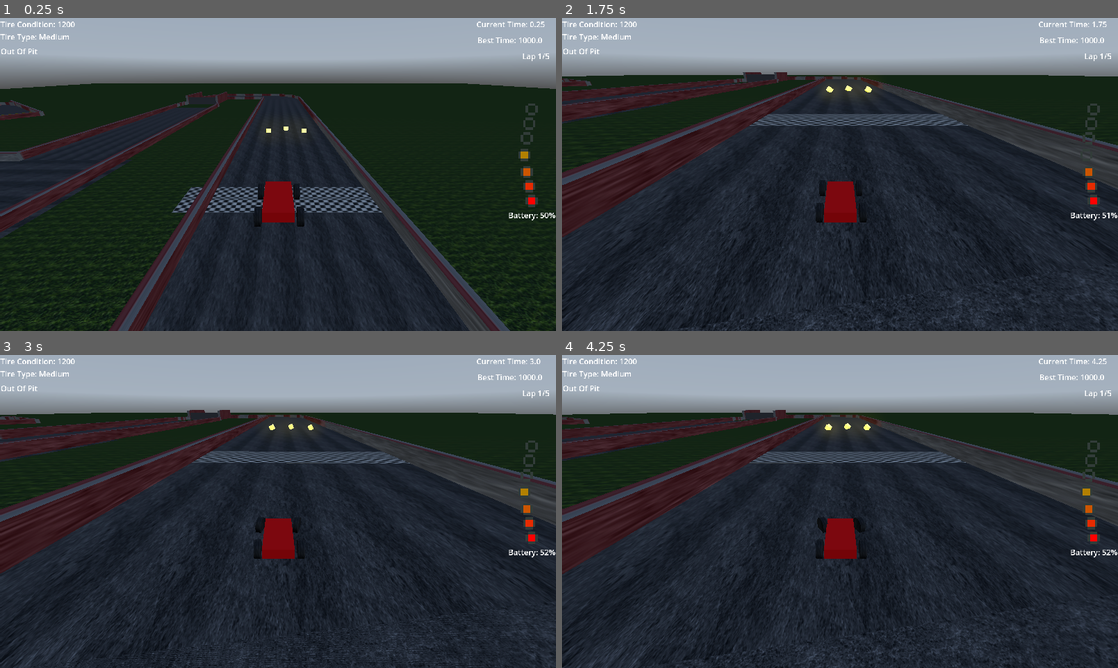
Above: before the commit, frames 1-4 (two rows, left to right).
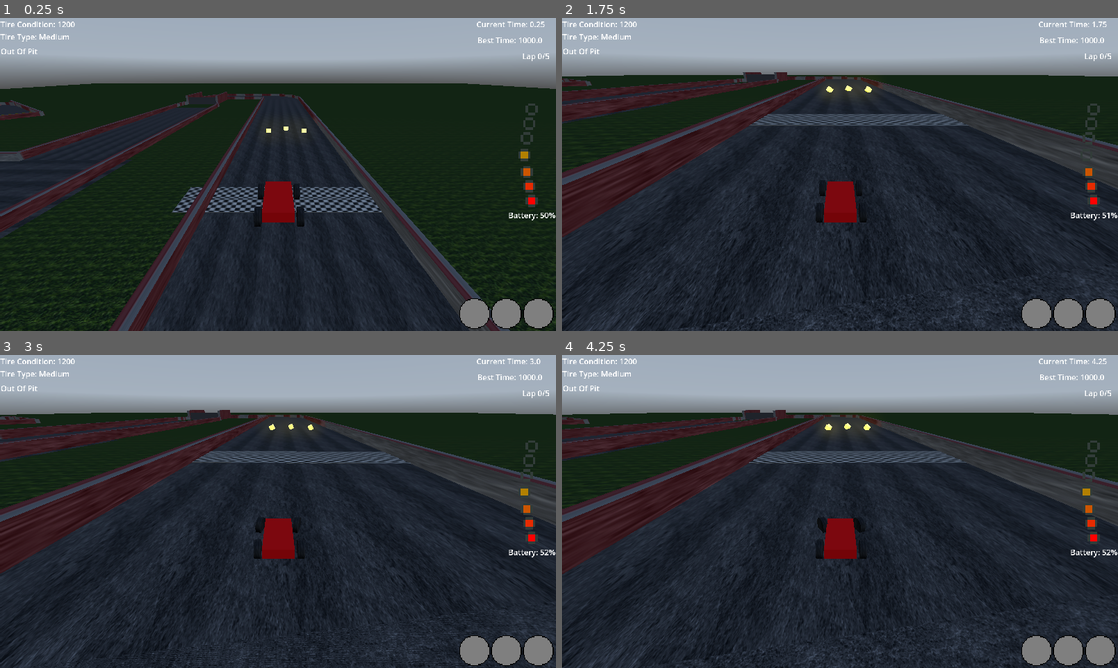
Above: after the commit, the same moments.

Repository: USERDOT1/partyRacers
Game: Godot game, scene res://basic_track.tscn
Two runs of this game, one before a commit and one after it. Both use one fixed random seed, a clock stepped at 60 frames per second and the inputs below. A sky picture missing from this copy of the repository is replaced by a grey-blue gradient.
Inputs:
- Up to frame 1 (0.25 s): no input
- Up to frame 2 (1.75 s): hold D (turnRight) 0.53-1.28 s; tap S (break) at 0.6 s; tap W (throttle) at 0.8, 1.35 s; hold Down (ChangeBatteryDown) from 1.28 s (still down); tap Space (usePowerup, bound only after the commit) at 1.55 s
- Up to frame 3 (3 s): release Down (ChangeBatteryDown) at 2.03 s; hold D (turnRight) 2.03-2.78 s; tap Space (usePowerup, bound only after the commit) at 2.1 s; tap S (break) at 2.3 s; hold Up (ChangeBatteryUp) from 2.78 s (still down); tap R (Flip) at 2.85 s
- Up to frame 4 (4.25 s): tap W (throttle) at 3.05 s; release Up (ChangeBatteryUp) at 3.53 s; hold A (turnLeft) from 3.53 s (still down); tap S (break) at 3.6 s; tap Space (usePowerup, bound only after the commit) at 3.8 s

The runs differ from the first frame. In frame 1, 1.4% of the frame differs, in the area x 31-100%, y 11-100%; in frame 2, 1.5%, in the area x 33-100%, y 11-100%; in frame 3, 1.5%; in frame 4, 1.5%.

Commit message:
Made items kinda work cool.

Diff:
--- a/basic_track.tscn
+++ b/basic_track.tscn
@@ -1,10 +1,9 @@
-[gd_scene load_steps=70 format=3 uid="uid://jbvvpfdptouy"]
+[gd_scene load_steps=68 format=3 uid="uid://jbvvpfdptouy"]
 
 [ext_resource type="Texture2D" uid="uid://is8rl0ajj4af" path="res://textures/GrassTexture.jpg" id="1_g6n3r"]
 [ext_resource type="Script" uid="uid://cne6r02cif0q6" path="res://basic_track.gd" id="1_kfwyd"]
 [ext_resource type="Texture2D" uid="uid://dpuastx8oc8gh" path="res://textures/GrassTextureGood.jpg" id="2_kfwyd"]
 [ext_resource type="PackedScene" uid="uid://bney1s5re8mc8" path="res://kart/kart.tscn" id="2_s41hh"]
-[ext_resource type="PackedScene" uid="uid://c3erjqtrfd8ws" path="res://hud.tscn" id="3_s41hh"]
 [ext_resource type="PackedScene" uid="uid://l2v77imjmpif" path="res://itemBox/item_box.tscn" id="4_adgoi"]
 [ext_resource type="Material" uid="uid://c5w4e1rktr60w" path="res://materials/basic_track.tres" id="7_8q44g"]
 [ext_resource type="PhysicsMaterial" uid="uid://bls8c3od56n60" path="res://materials/physics/trackPhysics.tres" id="7_depfd"]
@@ -208,9 +207,6 @@
 [sub_resource type="BoxShape3D" id="BoxShape3D_n21ll"]
 size = Vector3(26.155, 6.93, 1)
 
-[sub_resource type="BoxShape3D" id="BoxShape3D_m3f5x"]
-size = Vector3(19.705, 1, 1)
-
 [sub_resource type="StandardMaterial3D" id="StandardMaterial3D_6k3nd"]
 albedo_texture = ExtResource("11_3csay")
 uv1_scale = Vector3(16.495, 4, 1)
@@ -247,8 +243,6 @@
 
 [node name="CanvasLayer" type="CanvasLayer" parent="."]
 
-[node name="Hud" parent="CanvasLayer" instance=ExtResource("3_s41hh")]
-
 [node name="TrackStartingStraight" type="StaticBody3D" parent="."]
 transform = Transform3D(1, 0, 0, 0, 1, 0, 0, 0, 1, 0, -0.495894, 0)
 physics_material_override = ExtResource("7_depfd")
@@ -1053,8 +1047,6 @@
 [node name="StaticBody3D2" type="StaticBody3D" parent="."]
 transform = Transform3D(1, 0, 0, 0, 1, 0, 0, 0, 1, 0.817321, 0.0196381, -40.5027)
 
-[node name="CollisionShape3D" type="CollisionShape3D" parent="StaticBody3D2"]
-shape = SubResource("BoxShape3D_m3f5x")
-
 [node name="MeshInstance3D" type="MeshInstance3D" parent="StaticBody3D2"]
+transform = Transform3D(1, 0, 0, 0, 1, 0, 0, 0, 1, 0, 0.0206403, 0)
 mesh = SubResource("BoxMesh_c78y6")
--- a/hud.gd
+++ b/hud.gd
@@ -1,7 +1,27 @@
 extends Control
 var spending = "balanced"
 
+@onready var kart = get_parent().get_parent()
 func _process(delta: float) -> void:
+	if len(get_parent().get_parent().ourItems) > 0:
+		$Item1.animation = get_parent().get_parent().ourItems[0]
+	else:
+		$Item1.animation = "Empty"
+		$Item2.animation = "Empty"
+		$Item3.animation = "Empty"
+	if len(get_parent().get_parent().ourItems) > 1:
+		$Item2.animation = get_parent().get_parent().ourItems[1]
+		print("gg")
+	else:
+		$Item2.animation = "Empty"
+		$Item3.animation = "Empty"
+	if len(get_parent().get_parent().ourItems) > 2:
+		$Item3.animation = get_parent().get_parent().ourItems[2]
+	else:
+		$Item3.animation = "Empty"
+
+
+
 	#print(spending)
 	if spending == "Ultra Recharge":
 		$Lights.animation = "UltraRecharge"
@@ -17,23 +37,23 @@
 		$Lights.animation = "BigSpend"
 	elif spending == "Ultra Spend":
 		$Lights.animation = "UltraSpend"
-	$Timer.text = "Current Time: " + str(round_place(get_parent().get_parent().kart.timer,3))
-	$BestTime.text = "Best Time: " + str(round_place(get_parent().get_parent().kart.bestTime,3))
+	$Timer.text = "Current Time: " + str(round_place(get_parent().get_parent().timer,3))
+	$BestTime.text = "Best Time: " + str(round_place(get_parent().get_parent().bestTime,3))
 
 	#Instead of using a if statement used this cool thing that speaks for itself
-	$ResetText.visible = get_parent().get_parent().kart.flipped
+	$ResetText.visible = get_parent().get_parent().flipped
 
 
 
 
 
-	$Laps.text = "Lap " + str(get_parent().get_parent().kart.laps) + "/" + str(get_parent().get_parent().maxLaps)
+	$Laps.text = "Lap " + str(get_parent().get_parent().laps) + "/" + str(get_parent().get_parent().get_parent().maxLaps)
 
-	$TireCondition.text = "Tire Condition: " + str(roundi(get_parent().get_parent().kart.tireCondition*1000))
-	$TireType.text = "Tire Type: " + str(get_parent().get_parent().kart.tireType)
-	$BatteryDisplay.text = "Battery: " + str(roundi(get_parent().get_parent().kart.battery*100/get_parent().get_parent().kart.maxBattery)) + "%"
+	$TireCondition.text = "Tire Condition: " + str(roundi(get_parent().get_parent().tireCondition*1000))
+	$TireType.text = "Tire Type: " + str(get_parent().get_parent().tireType)
+	$BatteryDisplay.text = "Battery: " + str(roundi(get_parent().get_parent().battery*100/get_parent().get_parent().maxBattery)) + "%"
 
-	if get_parent().get_parent().kart.inPit:
+	if get_parent().get_parent().inPit:
 		$"Pit Condition".text = "In Pit\n(Use left and right arrows to switch tires)"
 	else:
 		$"Pit Condition".text = "Out Of Pit"
--- a/hud.tscn
+++ b/hud.tscn
@@ -1,7 +1,10 @@
-[gd_scene load_steps=11 format=3 uid="uid://c3erjqtrfd8ws"]
+[gd_scene load_steps=15 format=3 uid="uid://c3erjqtrfd8ws"]
 
 [ext_resource type="Script" uid="uid://cdmph3y8s333" path="res://hud.gd" id="1_37p78"]
 [ext_resource type="Texture2D" uid="uid://dbut8742jqxc7" path="res://textures/energySpendingSprite.png" id="2_64ctp"]
+[ext_resource type="Texture2D" uid="uid://b6ab30a3d4p0l" path="res://itemBox/Boost.png" id="3_640wx"]
+[ext_resource type="Texture2D" uid="uid://dt7xhcn14tqvy" path="res://itemBox/Empty.png" id="4_a2258"]
+[ext_resource type="Texture2D" uid="uid://b7n2bw1kgnyst" path="res://itemBox/Phaze.png" id="5_a2258"]
 
 [sub_resource type="AtlasTexture" id="AtlasTexture_64ctp"]
 atlas = ExtResource("2_64ctp")
@@ -87,6 +90,33 @@
 }],
 "loop": true,
 "name": &"UltraSpend",
+"speed": 5.0
+}]
+
+[sub_resource type="SpriteFrames" id="SpriteFrames_64ctp"]
+animations = [{
+"frames": [{
+"duration": 1.0,
+"texture": ExtResource("3_640wx")
+}],
+"loop": true,
+"name": &"Boost",
+"speed": 5.0
+}, {
+"frames": [{
+"duration": 1.0,
+"texture": ExtResource("4_a2258")
+}],
+"loop": true,
+"name": &"Empty",
+"speed": 5.0
+}, {
+"frames": [{
+"duration": 1.0,
+"texture": ExtResource("5_a2258")
+}],
+"loop": true,
+"name": &"Phase",
 "speed": 5.0
 }]
 
@@ -171,3 +201,18 @@
 offset_right = 652.0
 offset_bottom = 302.0
 text = "(Press R to reset)"
+
+[node name="Item1" type="AnimatedSprite2D" parent="."]
+position = Vector2(983, 612)
+sprite_frames = SubResource("SpriteFrames_64ctp")
+animation = &"Empty"
+
+[node name="Item2" type="AnimatedSprite2D" parent="."]
+position = Vector2(1049, 612)
+sprite_frames = SubResource("SpriteFrames_64ctp")
+animation = &"Empty"
+
+[node name="Item3" type="AnimatedSprite2D" parent="."]
+position = Vector2(1115, 612)
+sprite_frames = SubResource("SpriteFrames_64ctp")
+animation = &"Empty"
--- a/kart/kart.gd
+++ b/kart/kart.gd
@@ -11,11 +11,11 @@
 var tireList = ["Soft", "Medium", "Hard"]
 var tireIndex = 1
 
-@export var itemList = ["boost","phase","amogus"]
+@export var itemList = ["Boost","Phase"]
 
 var softDegDiv = 10
 var mediumDegDiv = 30 #Medium Tire Degs 3x Slower than soft
-var hardDegDiv = 60 #Hard Tire Degs
+var hardDegDiv = 100 #Hard Tire Degs
 
 var battery = 30
 var spendingList = ["Ultra Recharge", "Big Recharge", "Recharge", "Balanced", "Spend", "Big Spend", "Ultra Spend"]
@@ -39,15 +39,20 @@
 
 var ourItems = []
 
-var laps = 1
+var laps = 0
 
 var checkpointPassed = false
 
 
 var flipped = false
+
+var boostValue = 0
+
+var boostFalloff = 150
+
 func _ready() -> void:
 	tireType = tireList[tireIndex]
-	$"../CanvasLayer/Hud".spending = spendingType
+	$Camera3D/Hud.spending = spendingType
 	#Setting wheel friction to a variable
 	$FrontLeft.wheel_friction_slip = kartBaseFriction
 	$FrontRight.wheel_friction_slip = kartBaseFriction
@@ -60,8 +65,16 @@
 	$BackRight.wheel_roll_influence = kartBaseFlipResistence
 	$BackLeft.wheel_roll_influence = kartBaseFlipResistence
 func _physics_process(delta: float) -> void:
+	if Input.is_action_just_pressed("usePowerup"):
+		usePowerup()
+	if (boostValue - boostFalloff*delta) > 0:
+		boostValue -= boostFalloff*delta
+	else:
+		boostValue = 0
+	if Input.is_action_just_pressed("usePowerup"):
+		pass
 	spendingType = spendingList[spendingIndex]#Updates spendingtype every frame
-	$"../CanvasLayer/Hud".spending = spendingType
+	$Camera3D/Hud.spending = spendingType
 	# If we are in the track, increase the timer
 	if inTrack:
 		timer += delta
@@ -73,7 +86,7 @@
 		else:
 			spendingIndex = (spendingIndex + 1)
 			spendingType = spendingList[spendingIndex]
-			$"../CanvasLayer/Hud".spending = spendingType
+			$Camera3D/Hud.spending = spendingType
 			#print(spendingType)
 	if Input.is_action_just_pressed("ChangeBatteryDown"):
 		if spendingIndex == 0:
@@ -81,7 +94,7 @@
 		else:
 			spendingIndex = (spendingIndex - 1)
 			spendingType = spendingList[spendingIndex]
-			$"../CanvasLayer/Hud".spending = spendingType
+			$Camera3D/Hud.spending = spendingType
 			#print(spendingType)
 
 	# Subject to change in the future from a multiplyer to an addative
@@ -125,7 +138,7 @@
 
 	#Steering based on the tireCondition, maxing out at maxSteering
 	steering = move_toward(steering,Input.get_axis("turnRight","turnLeft") * maxSteering, delta * turnSpeed * tireCondition)
-	engine_force = Input.get_axis("break","throttle") * baseEnginePower * bonus
+	engine_force = Input.get_axis("break","throttle") * (baseEnginePower + boostValue)* bonus
 
 	# Degrading tire condition based on above variables
 	if tireType == "Soft":
@@ -177,6 +190,12 @@
 		ourItems.append(itemList.pick_random())
 		print(ourItems)
 
+func usePowerup():
+	if len(ourItems) > 0:
+		if ourItems[0] == "Boost":
+			boostValue += 500
+		ourItems.remove_at(0)
+
 
 
 func areaEntered(area: Area3D) -> void:
--- a/kart/kart.tscn
+++ b/kart/kart.tscn
@@ -1,8 +1,9 @@
-[gd_scene load_steps=17 format=3 uid="uid://bney1s5re8mc8"]
+[gd_scene load_steps=18 format=3 uid="uid://bney1s5re8mc8"]
 
 [ext_resource type="Script" uid="uid://4nxtuh37kl6y" path="res://kart/kart.gd" id="1_souiu"]
 [ext_resource type="Texture2D" uid="uid://bm08yb411rgud" path="res://textures/car-tires.png" id="2_co00p"]
 [ext_resource type="Texture2D" uid="uid://bthivhuv27ofu" path="res://textures/Epic_BlueSunset_EquiRect_flat.png" id="3_co00p"]
+[ext_resource type="PackedScene" uid="uid://c3erjqtrfd8ws" path="res://hud.tscn" id="4_bv6v8"]
 
 [sub_resource type="StandardMaterial3D" id="StandardMaterial3D_okf4r"]
 albedo_color = Color(1, 0, 0, 1)
@@ -65,6 +66,7 @@
 transform = Transform3D(1, 0, 0, 0, 1, 0, 0, 0, 1, 0.675278, 0, 0.752163)
 use_as_steering = true
 wheel_radius = 0.31
+wheel_friction_slip = 15.0
 
 [node name="MeshInstance3D" type="MeshInstance3D" parent="FrontLeft"]
 transform = Transform3D(-4.37114e-08, 1, 0, -1, -4.37114e-08, 0, 0, 0, 1, 0, 0, 0)
@@ -75,6 +77,7 @@
 transform = Transform3D(1, 0, 0, 0, 1, 0, 0, 0, 1, -0.678661, 0, 0.752163)
 use_as_steering = true
 wheel_radius = 0.31
+wheel_friction_slip = 15.0
 
 [node name="MeshInstance3D2" type="MeshInstance3D" parent="FrontRight"]
 transform = Transform3D(-4.37114e-08, 1, 0, -1, -4.37114e-08, 0, 0, 0, 1, -0.0282505, 0, 0)
@@ -86,6 +89,7 @@
 transform = Transform3D(1, 0, 0, 0, 1, 0, 0, 0, 1, -0.678661, 0, -0.762351)
 use_as_traction = true
 wheel_radius = 0.31
+wheel_friction_slip = 15.0
 
 [node name="MeshInstance3D2" type="MeshInstance3D" parent="BackRight"]
 transform = Transform3D(-4.37114e-08, 1, 0, -1, -4.37114e-08, 0, 0, 0, 1, -0.0282505, 0, 0)
@@ -98,6 +102,7 @@
 use_as_traction = true
 wheel_roll_influence = 0.5
 wheel_radius = 0.31
+wheel_friction_slip = 15.0
 
 [node name="MeshInstance3D2" type="MeshInstance3D" parent="BackLeft"]
 transform = Transform3D(-4.37114e-08, 1, 0, -1, -4.37114e-08, 0, 0, 0, 1, -0.0282505, 0, 0)
@@ -116,5 +121,7 @@
 environment = SubResource("Environment_b12jd")
 far = 12000.0
 
+[node name="Hud" parent="Camera3D" instance=ExtResource("4_bv6v8")]
+
 [connection signal="area_entered" from="Area3D" to="." method="areaEntered"]
 [connection signal="area_exited" from="Area3D" to="." method="_on_area_3d_area_exited"]
--- a/project.godot
+++ b/project.godot
@@ -67,6 +67,11 @@
 "events": [Object(InputEventKey,"resource_local_to_scene":false,"resource_name":"","device":-1,"window_id":0,"alt_press …(192 unchanged characters)…
 ]
 }
+usePowerup={
+"deadzone": 0.2,
+"events": [Object(InputEventKey,"resource_local_to_scene":false,"resource_name":"","device":-1,"window_id":0,"alt_pressed":false,"shift_pressed":false,"ctrl_pressed":false,"meta_pressed":false,"pressed":false,"keycode":0,"physical_keycode":32,"key_label":0,"unicode":32,"location":0,"echo":false,"script":null)
+]
+}
 
 [rendering]
 
Binary file added: itemBox/Boost.png
Not shown, added: itemBox/Boost.png.import
Binary file added: itemBox/Empty.png
Not shown, added: itemBox/Empty.png.import
Binary file added: itemBox/Phaze.png
Not shown, added: itemBox/Phaze.png.import
Not shown, changed: Runnable.zip
Not shown, added: kart/kart.tscn4986880822.tmp
